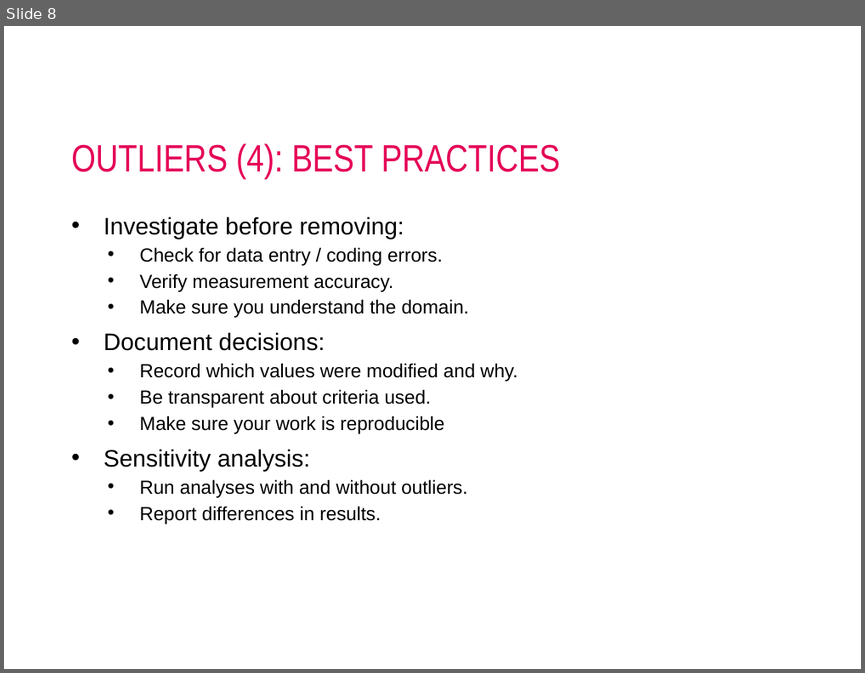
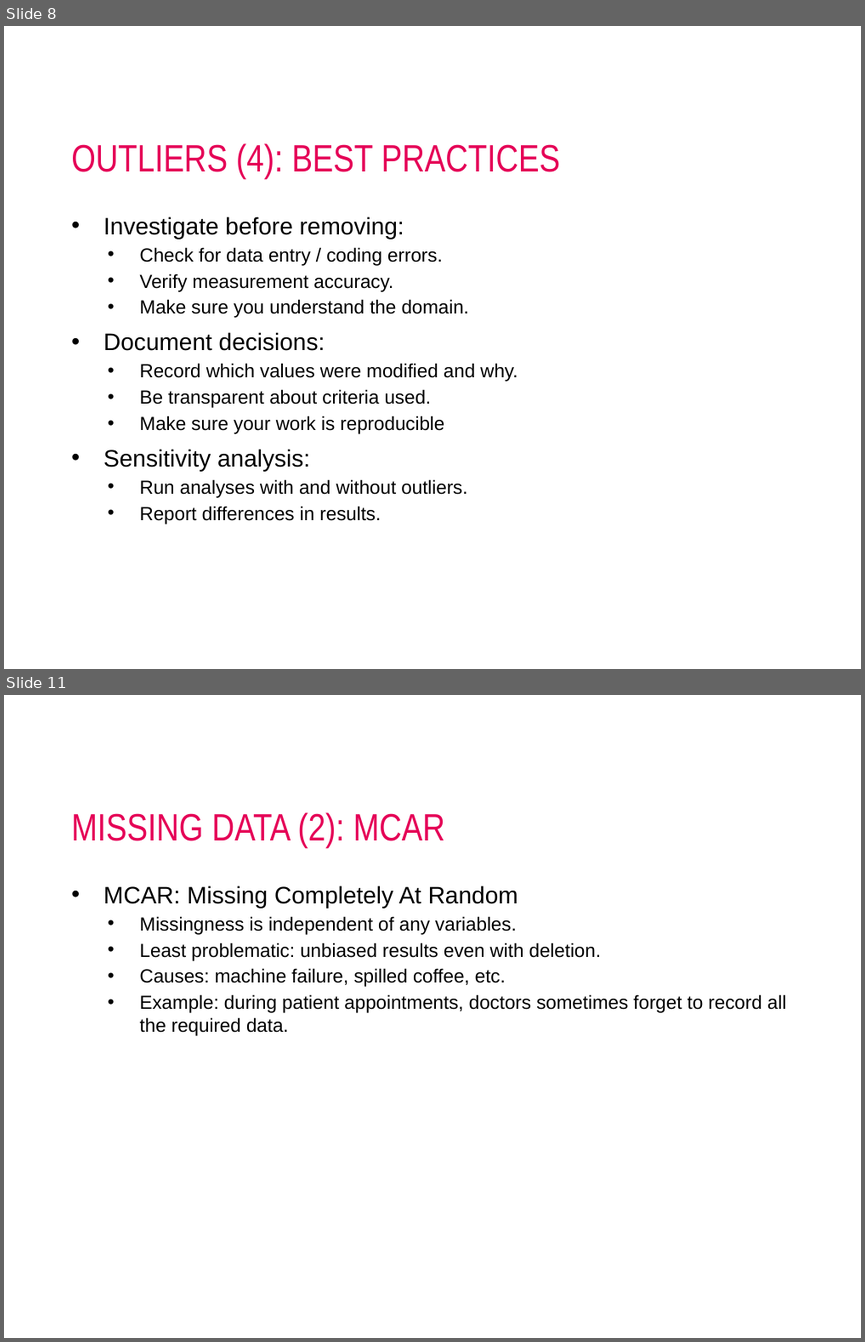
Before and after one commit to AIM-MADS-DATEXP/lesson-outliers-missing-data-erroneous-data, a slide deck: lesson-outliers.pptx. Shown one above the other, each under a label of ours: slide 8 before the commit, slides 8 and 11 after it; the slides between them are not shown. The pictures are 865x673 and 865x1342 pixels, drawn with LibreOffice and Linux fonts; fonts in the diff are those of the drawing; background and template pictures are left out. Boxes give left, top, right and bottom in pixels: in the first picture for what was removed or moved away, otherwise in the second. Text is boxed around its words. In the diff, an @@ line names an element or a change of style, - is before the commit and + after.

```diff
--- a/lesson-outliers.pptx
+++ b/lesson-outliers.pptx
@@ slide 11 added at (4, 695, 861, 1338), background #FFFFFF @@
@@ title added at (71, 812, 445, 848), 32 pt, text #E50056 @@
+MISSING DATA (2): MCAR
@@ text added at (103, 885, 786, 1036), 16 pt, text #000000 @@
+• MCAR: Missing Completely At Random
+  • Missingness is independent of any variables.
+  • Least problematic: unbiased results even with deletion.
+  • Causes: machine failure, spilled coffee, etc.
+  • Example: during patient appointments, doctors sometimes forget to record all the required data.
```
Also in this commit, not shown: 9 other slides added, 3 slides removed.
